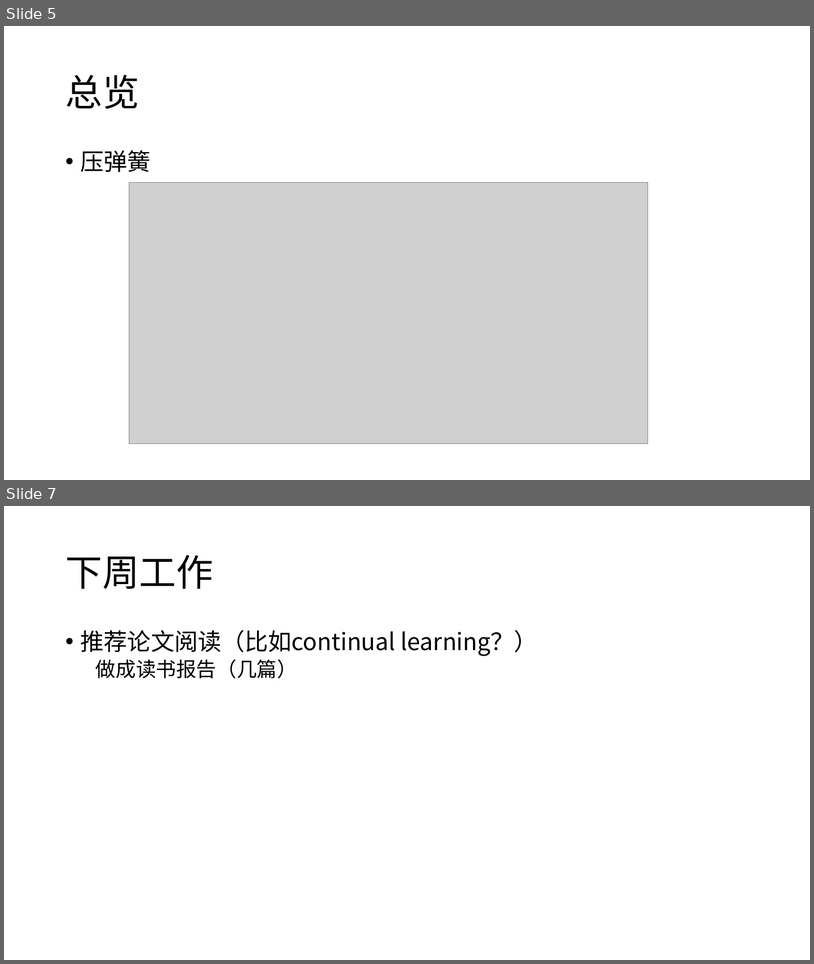
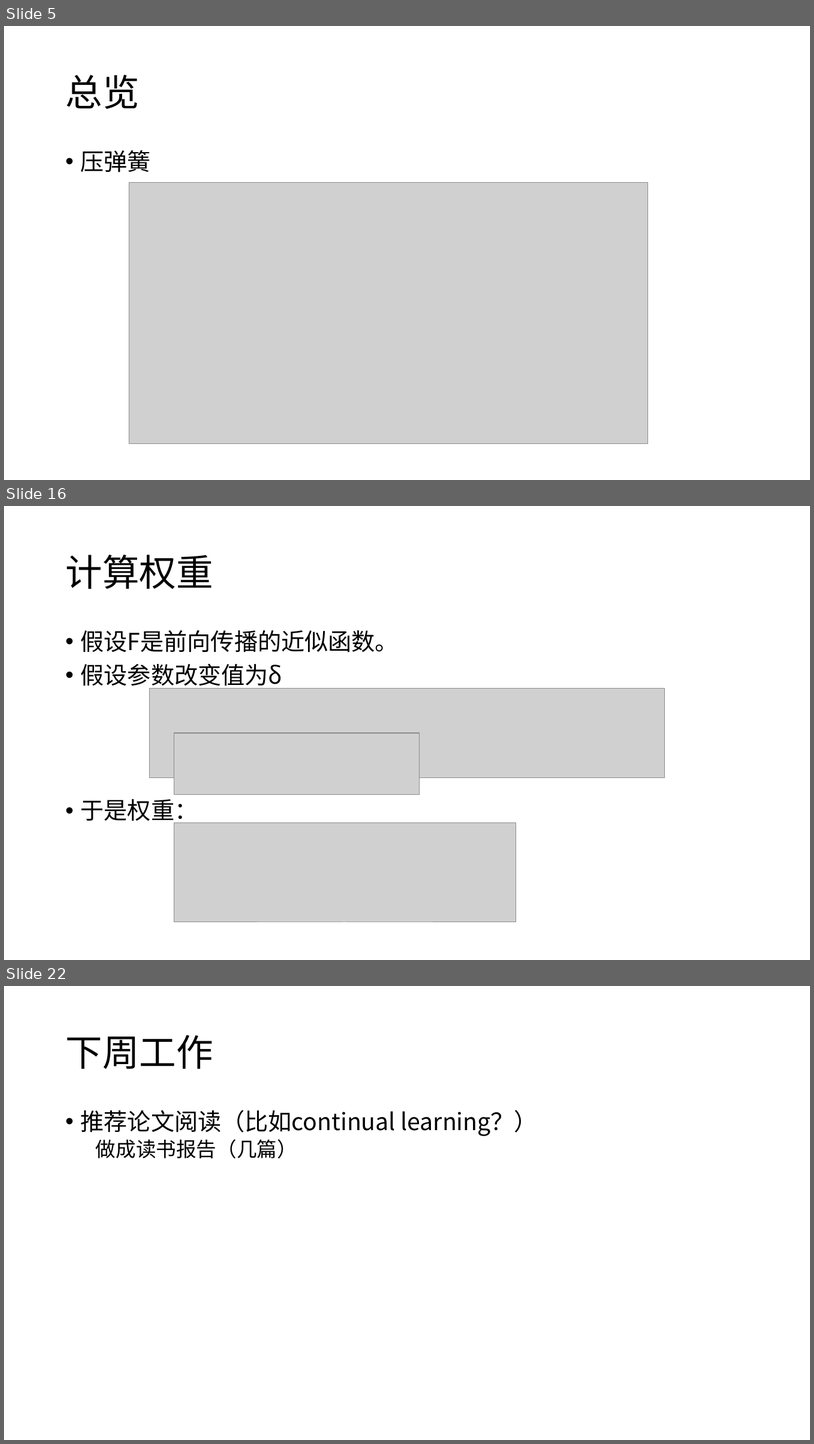
Before and after one commit to tchennech/Linux, a slide deck: 陈文儒.pptx. Shown one above the other, each under a label of ours: slides 5 and 7 before the commit, slides 5, 16 and 22 after it; the slides between them are not shown. The pictures are 814x964 and 814x1444 pixels, drawn with LibreOffice and Linux fonts; fonts in the diff are those of the drawing; grey boxes stand for pictures. Boxes give left, top, right and bottom in pixels: in the first picture for what was removed or moved away, otherwise in the second. Text is boxed around its words. In the diff, an @@ line names an element or a change of style, - is before the commit and + after.

```diff
--- a/陈文儒.pptx
+++ b/陈文儒.pptx
@@ slide 16 added at bbox=[4, 506, 810, 960], background #FFFFFF @@
@@ title added at bbox=[65, 555, 213, 589], 44 pt, text #000000 @@
+计算权重
@@ text added at bbox=[81, 630, 399, 825], 28 pt, text #000000 @@
+• 假设F是前向传播的近似函数。
+• 假设参数改变值为δ
+• 于是权重：
@@ picture added at bbox=[150, 688, 665, 778] @@
@@ picture added at bbox=[174, 733, 420, 794] @@
@@ picture added at bbox=[174, 823, 516, 922] @@
@@ what was slide 7 is now slide 22 @@
```
Also in this commit, not shown: 1 slide changed, 14 other slides added, 5 other files.
